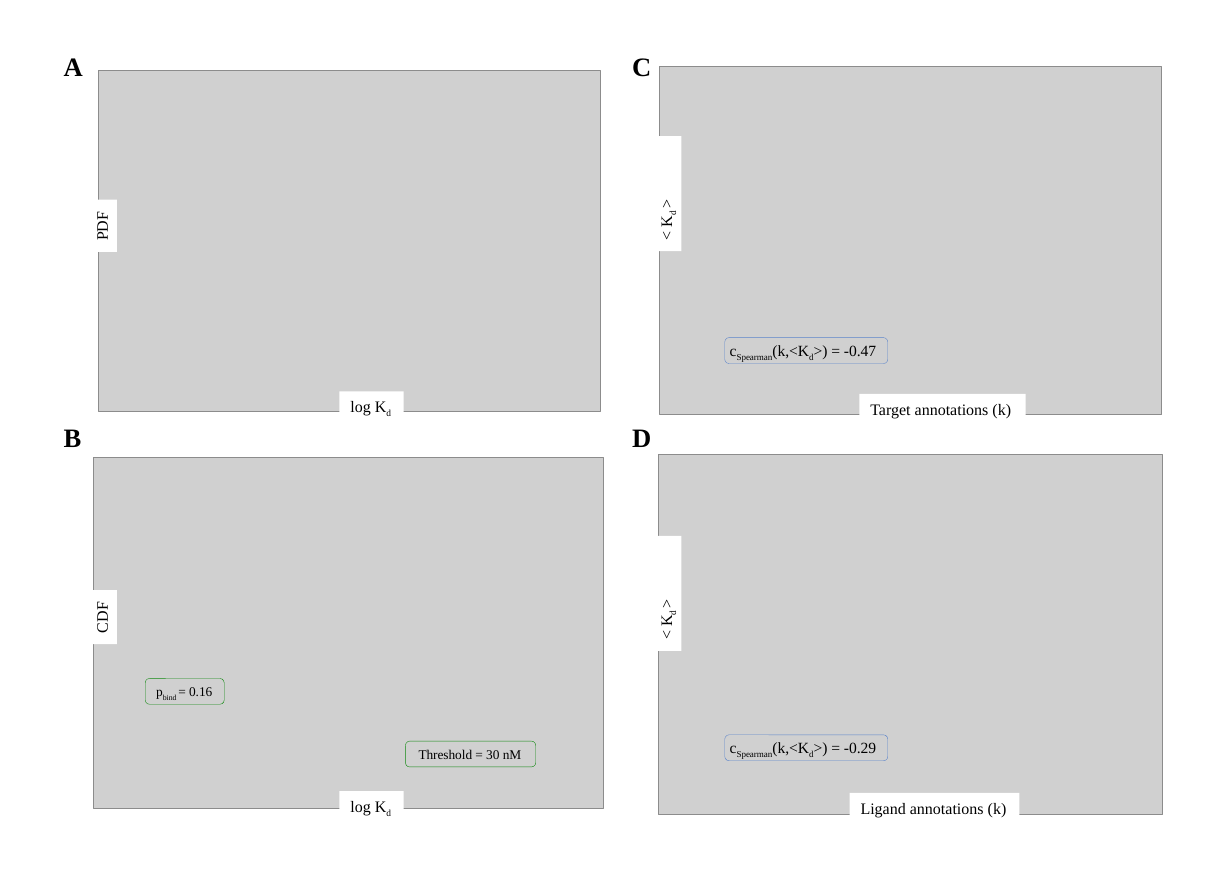
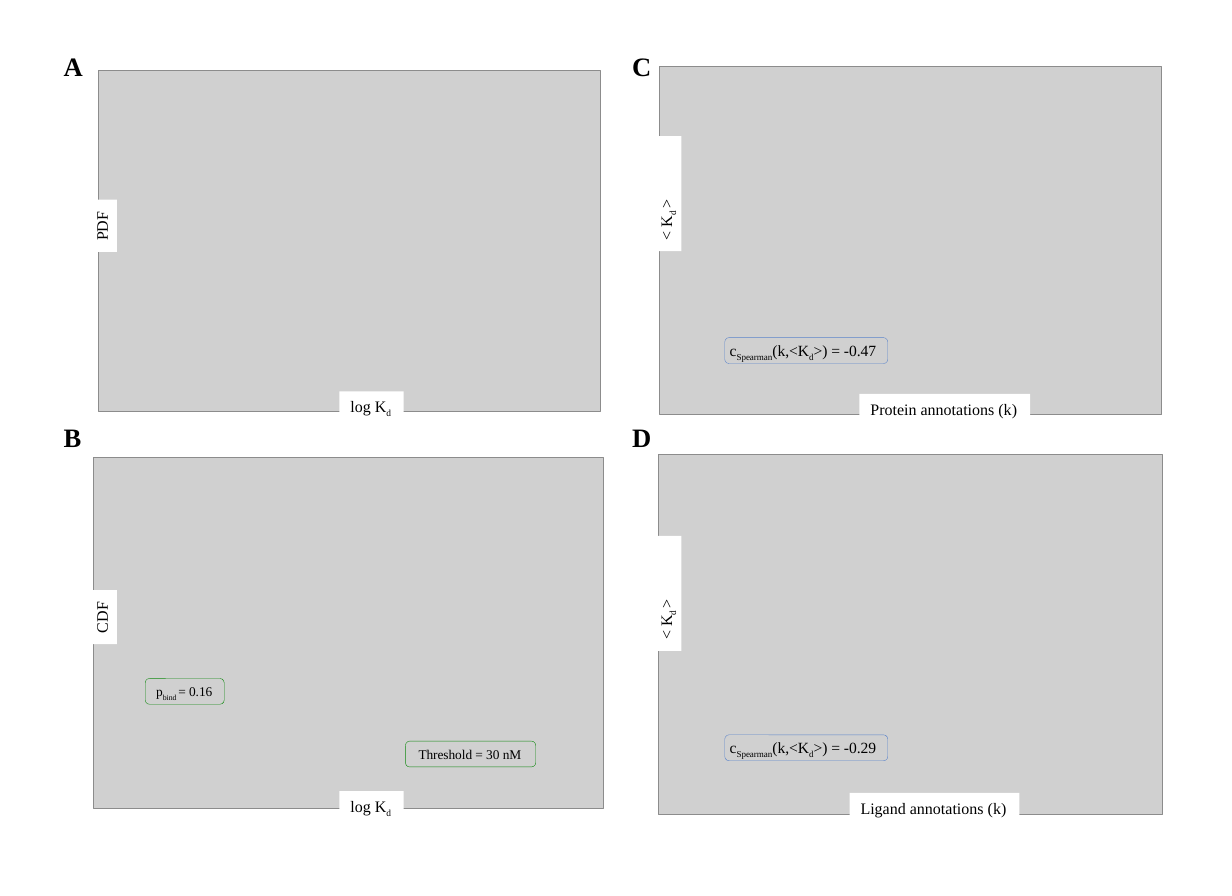
Before and after one commit to Barabasi-Lab/AI-Bind, a slide deck: slide 1 of Images/SI8.pptx. Drawn at 1232x896 pixels with LibreOffice and Linux fonts; fonts in the diff are those of the drawing; grey boxes stand for pictures. Boxes give left, top, right and bottom in pixels: in the first picture for what was removed or moved away, otherwise in the second. Text is boxed around its words. In the diff, an @@ line names an element or a change of style, - is before the commit and + after.

```diff
--- a/Images/SI8.pptx
+++ b/Images/SI8.pptx
@@ rectangle "Protein annotations (k)": place and size @@
-rectangle "Protein annotations (k)" at <box>859,394,1026,424</box>
+rectangle "Protein annotations (k)" at <box>859,394,1030,424</box>
@@ text in rectangle at <box>870,404,1017,418</box>: text changed @@
-Target annotations (k)
+Protein annotations (k)
```
Also in this commit, not shown: 21 other files.
